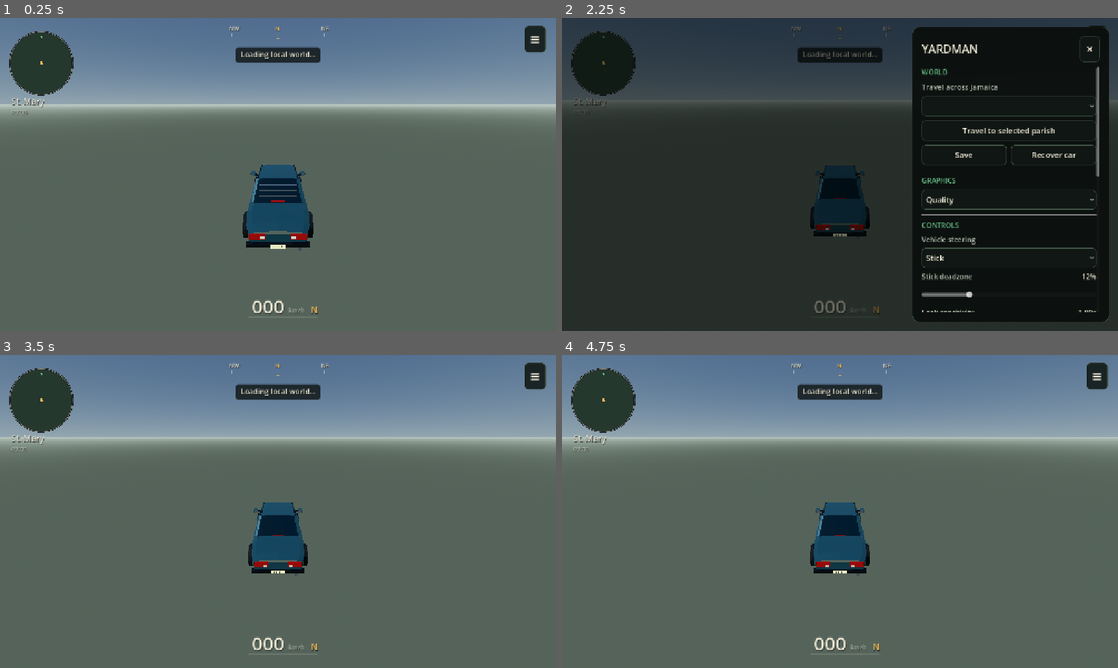
Above: before the commit, frames 1-4 (two rows, left to right).
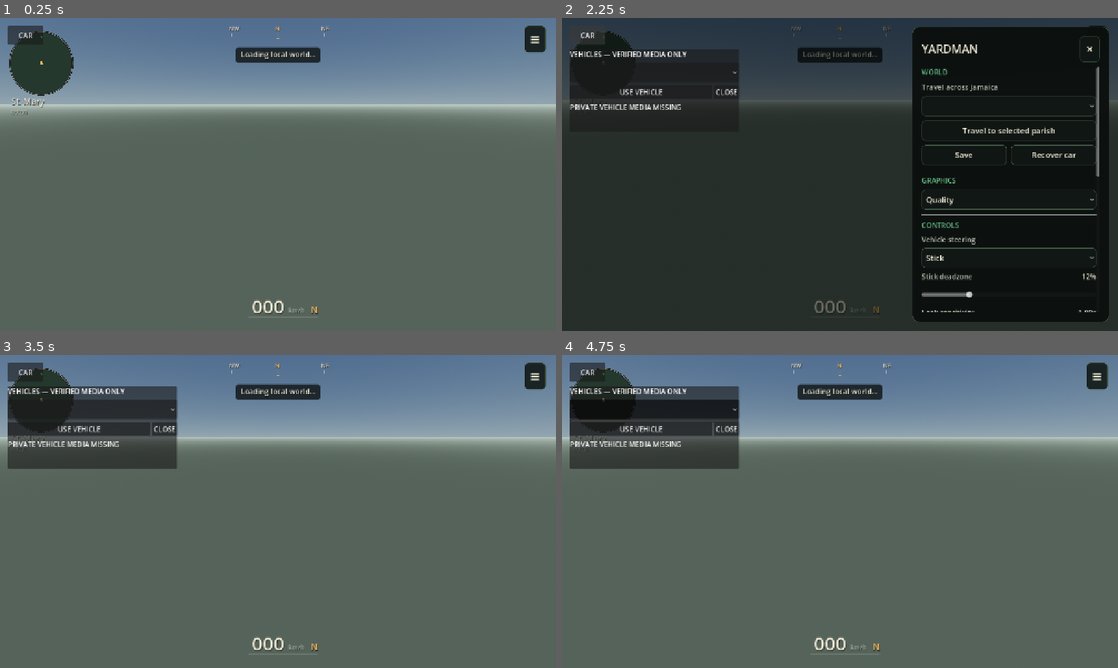
Above: after the commit, the same moments.

Repository: rell28194-rgb/yardman
Game: Godot game, scene res://main.tscn
The game is run twice, just before and just after one commit, with the same random seed, the same clock (stepped at 60 frames per second) and the same inputs.
Inputs (mouse positions are in pixels of both pictures, inside the frame that each line leads up to):
- Up to frame 1 (0.25 s): no input
- Up to frame 2 (2.25 s): tap Enter at 0.5 s; move the mouse to (962, 158) at 0.52 s; hold Right (ui_right) 0.53-1.25 s; tap E at 0.6 s; click (962, 158) at 0.67 s; tap Space at 0.77 s; click "≡" at 1.25 s; click (589, 36) at 2 s, where only the run after the commit has a clickable "CAR"
- Up to frame 3 (3.5 s): click "×" at 2.75 s
- Up to frame 4 (4.75 s): click (639, 430) at 3.5 s, where only the run after the commit has a clickable "USE VEHICLE"; click (656, 408) at 4.27 s

The runs differ from the first frame. In frame 1, 2.9% of the frame differs, in the area x 1-57%, y 2-74%; in frame 2, 6.3%; in frame 3, 9.6%; in frame 4, 9.7%, in the area x 1-56%, y 2-70%.

Commit message:
runtime: enable map-and-cars vehicle selector

Diff:
--- a/godot/project.godot
+++ b/godot/project.godot
@@ -11,6 +11,7 @@
 
 [autoload]
 MapQualityBootstrap="*res://scripts/map_quality_bootstrap.gd"
+VehicleSelector="*res://scripts/vehicle_selector_runtime.gd"
 
 [display]
 window/size/viewport_width=1280
